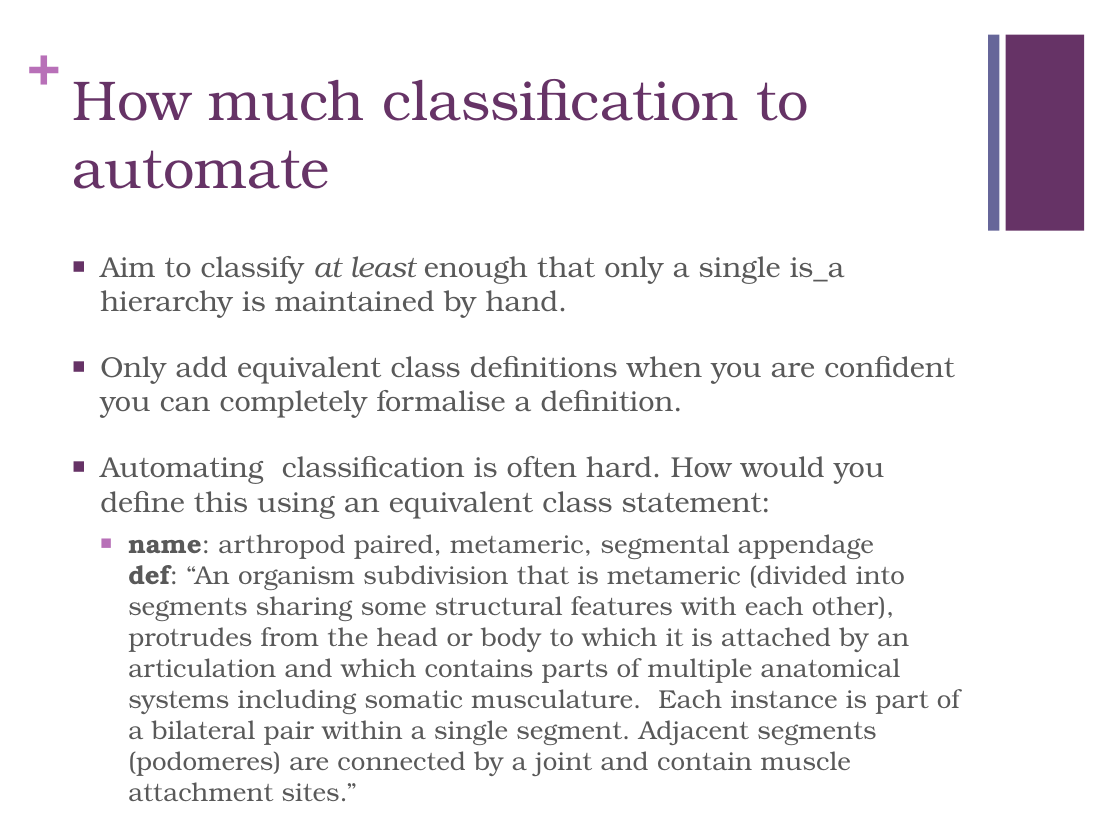
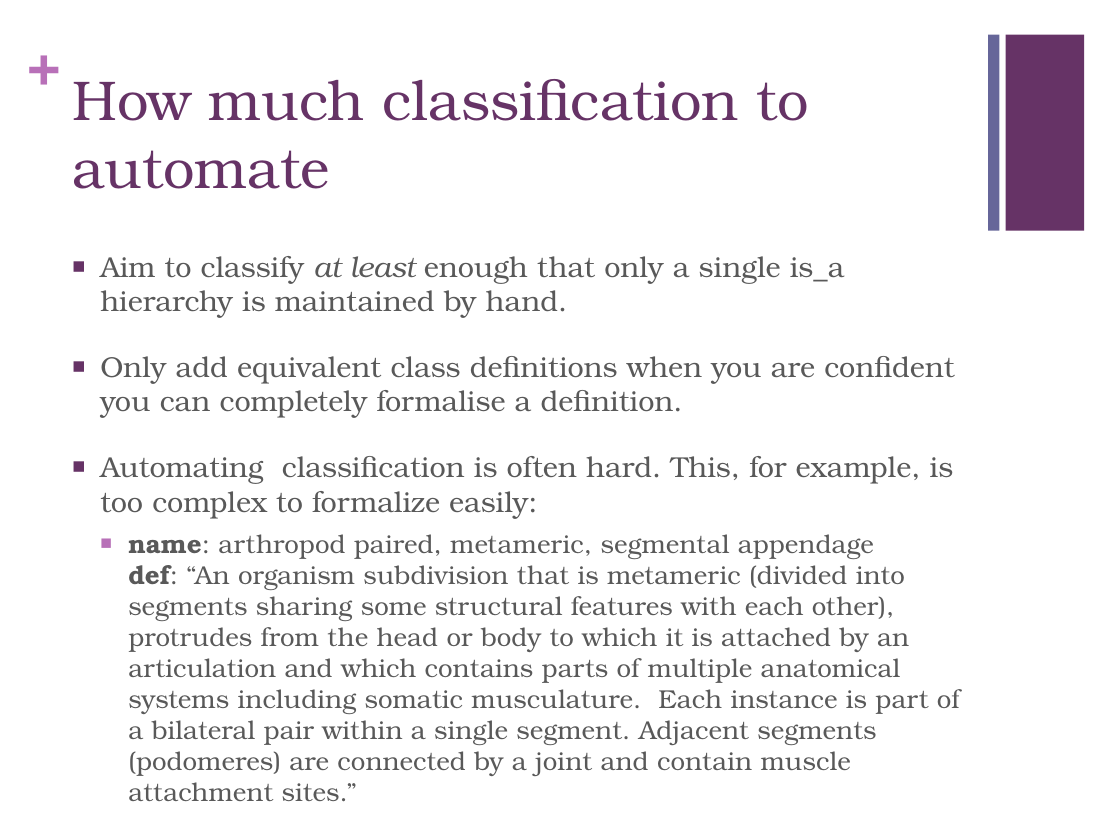
Before and after one commit to geneontology/protege-tutorial, a slide deck: slide 23 of presentations/GO_protege_1201b.pptx. Drawn at 1120x840 pixels with LibreOffice and Linux fonts; fonts in the diff are those of the drawing. Boxes give left, top, right and bottom in pixels: in the first picture for what was removed or moved away, otherwise in the second. Text is boxed around its words. In the diff, an @@ line names an element or a change of style, - is before the commit and + after.

Commit message:
Modified to update some examples.

```diff
--- a/presentations/GO_protege_1201b.pptx
+++ b/presentations/GO_protege_1201b.pptx
@@ text at bbox=[100, 456, 954, 518]: text changed @@
-■ Automating classification is often hard. How would you define this using an equivalent class statement:
+■ Automating classification is often hard. This, for example, is too complex to formalize easily:
```
Also in this commit, not shown: 1 other slide changed.
